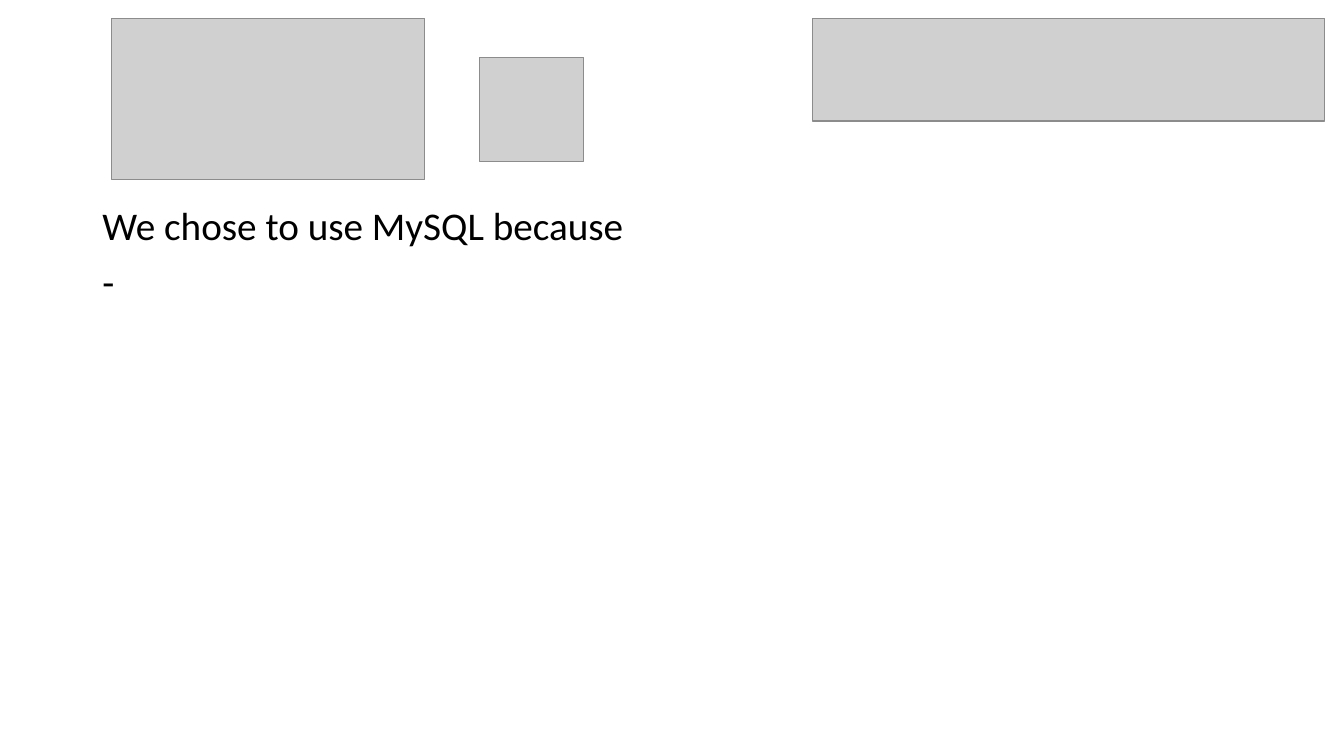
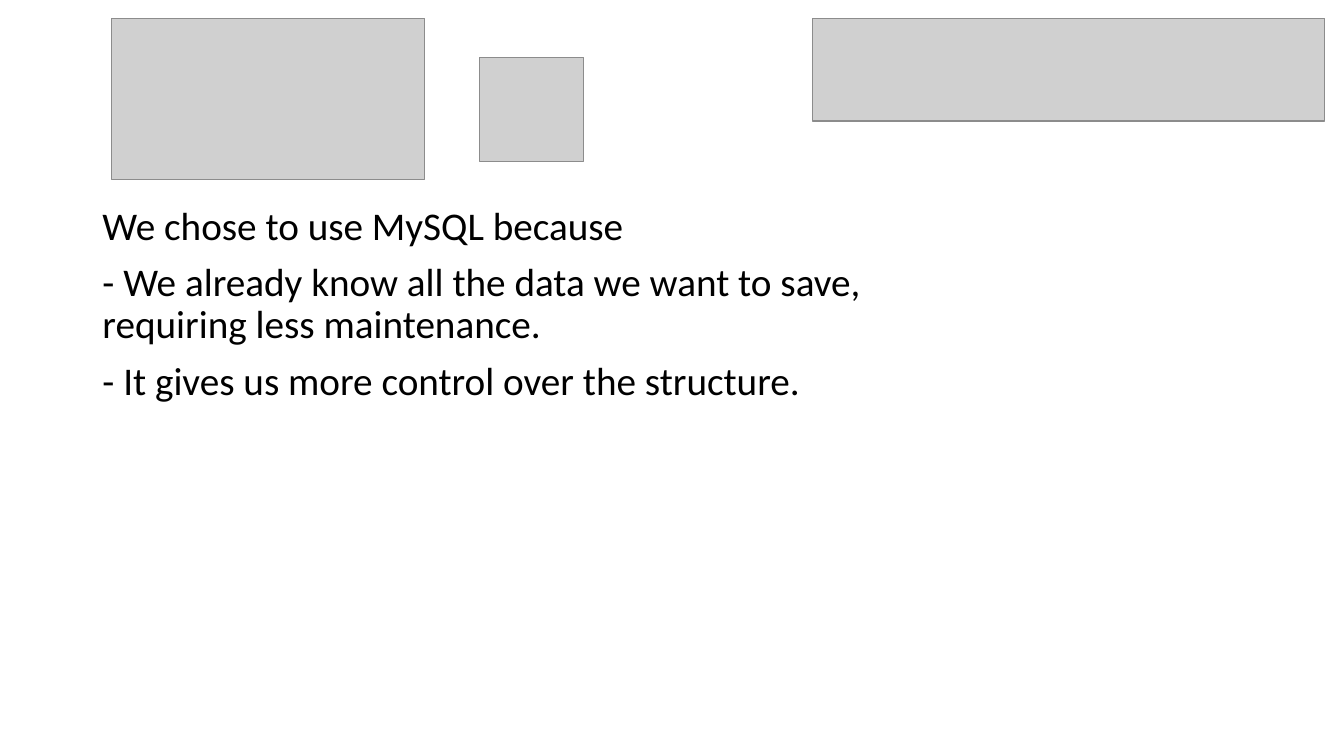
Before and after one commit to Adv-Web-Restaurant-Group3/Paperless-Restaurant, a slide deck: slide 10 of doc/presentation.pptx. Drawn at 1344x756 pixels with LibreOffice and Linux fonts; fonts in the diff are those of the drawing; grey boxes stand for pictures. Boxes give left, top, right and bottom in pixels: in the first picture for what was removed or moved away, otherwise in the second. Text is boxed around its words. In the diff, an @@ line names an element or a change of style, - is before the commit and + after.

```diff
--- a/doc/presentation.pptx
+++ b/doc/presentation.pptx
@@ text at [102, 268, 860, 402]: text changed @@
--
+- We already know all the data we want to save, requiring less maintenance.
+- It gives us more control over the structure.
```
Also in this commit, not shown: 1 other slide changed, 1 slide added, 1 slide removed, 2 other files.
